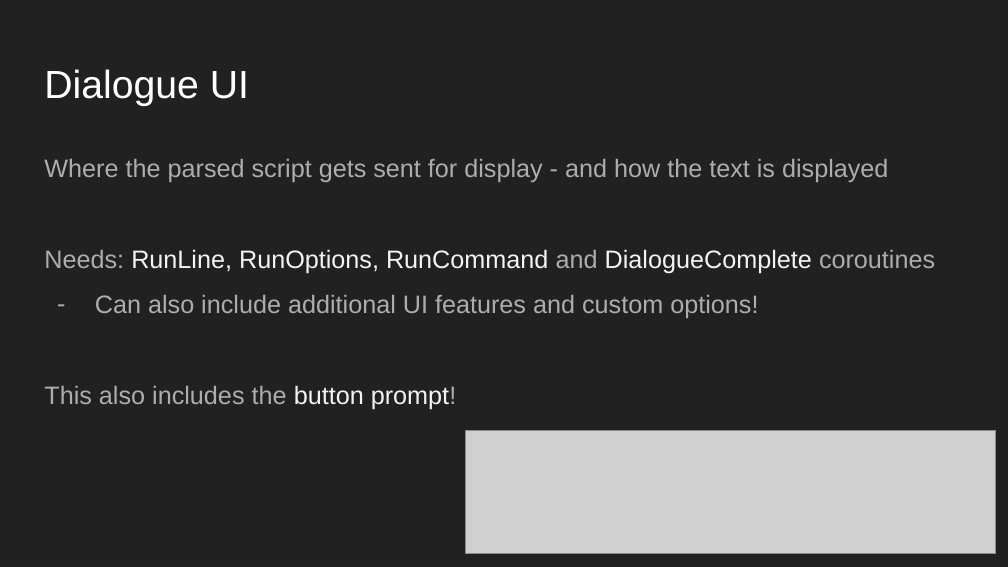
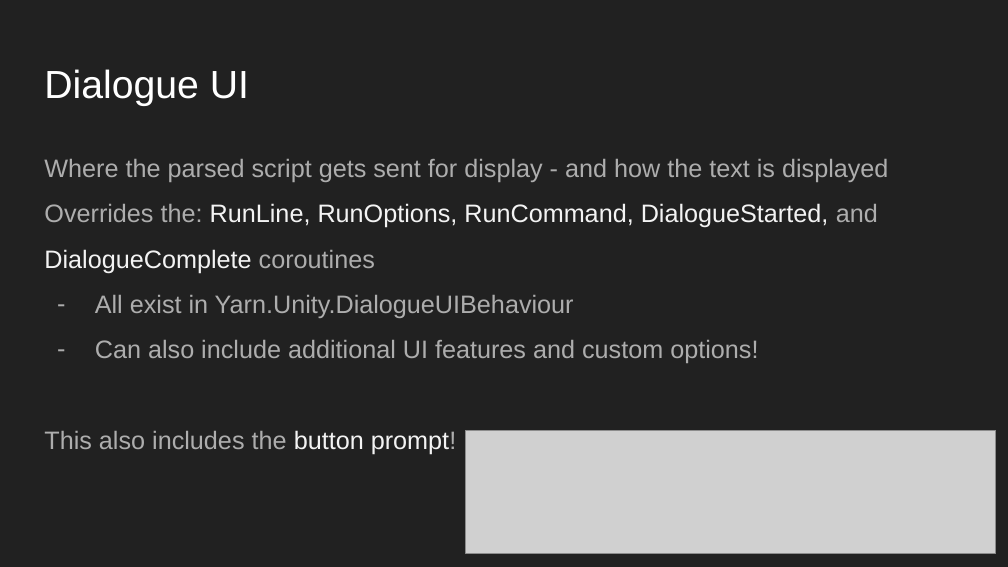
Before and after one commit to mcumiskey/Yarn-Spinner-Demo, a slide deck: slide 7 of YarnSpinnerDemo/Assets/00-SLIDES-REFERENCE/NARRATIVES WITH YARN.pptx. Drawn at 1008x567 pixels with LibreOffice and Linux fonts; fonts in the diff are those of the drawing; grey boxes stand for pictures. Boxes give left, top, right and bottom in pixels: in the first picture for what was removed or moved away, otherwise in the second. Text is boxed around its words. In the diff, an @@ line names an element or a change of style, - is before the commit and + after.

Commit message:
minor ppt fixes

```diff
--- a/YarnSpinnerDemo/Assets/00-SLIDES-REFERENCE/NARRATIVES WITH YARN.pptx
+++ b/YarnSpinnerDemo/Assets/00-SLIDES-REFERENCE/NARRATIVES WITH YARN.pptx
@@ text at box(44, 203, 878, 318): text changed; text colour #F3F3F3 to #ADADAD @@
-Needs: RunLine, RunOptions, RunCommand and DialogueComplete coroutines
+Overrides the: RunLine, RunOptions, RunCommand, DialogueStarted, and DialogueComplete coroutines
+– All exist in Yarn.Unity.DialogueUIBehaviour
```
Also in this commit, not shown: 2 other slides changed, 3 other files.
